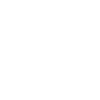
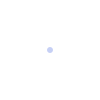
Layer changes from the first 100px x 100px image to the second:
added layer "dot" above "Layer" over [47, 47, 53, 53]
